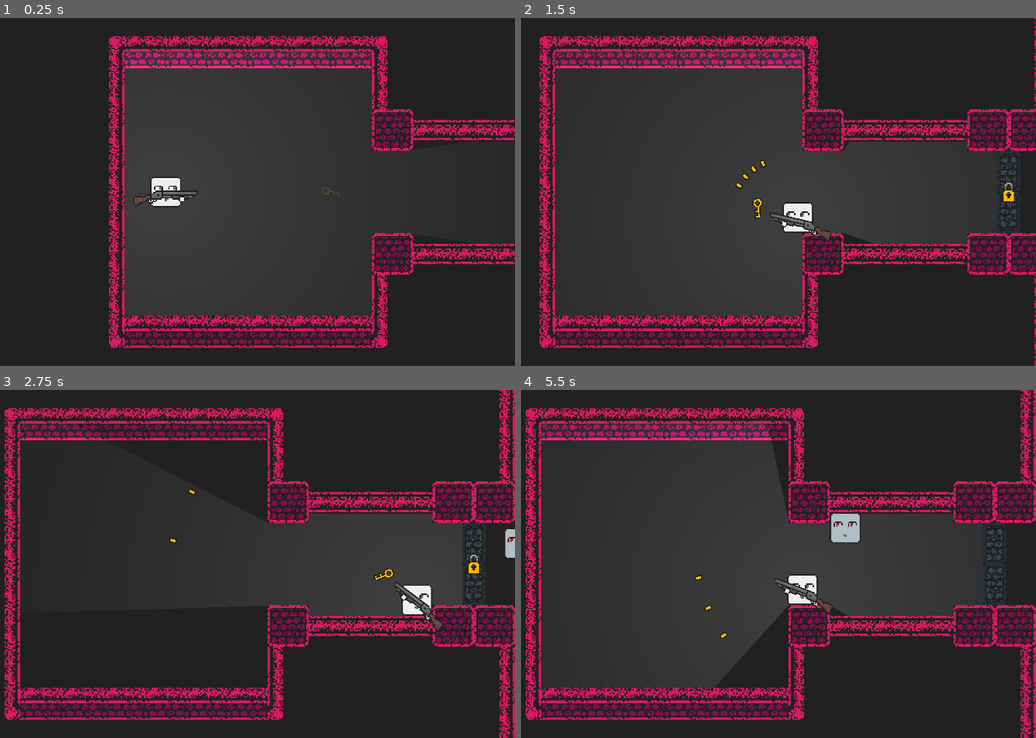
Above: before the commit, frames 1-4 (two rows, left to right).
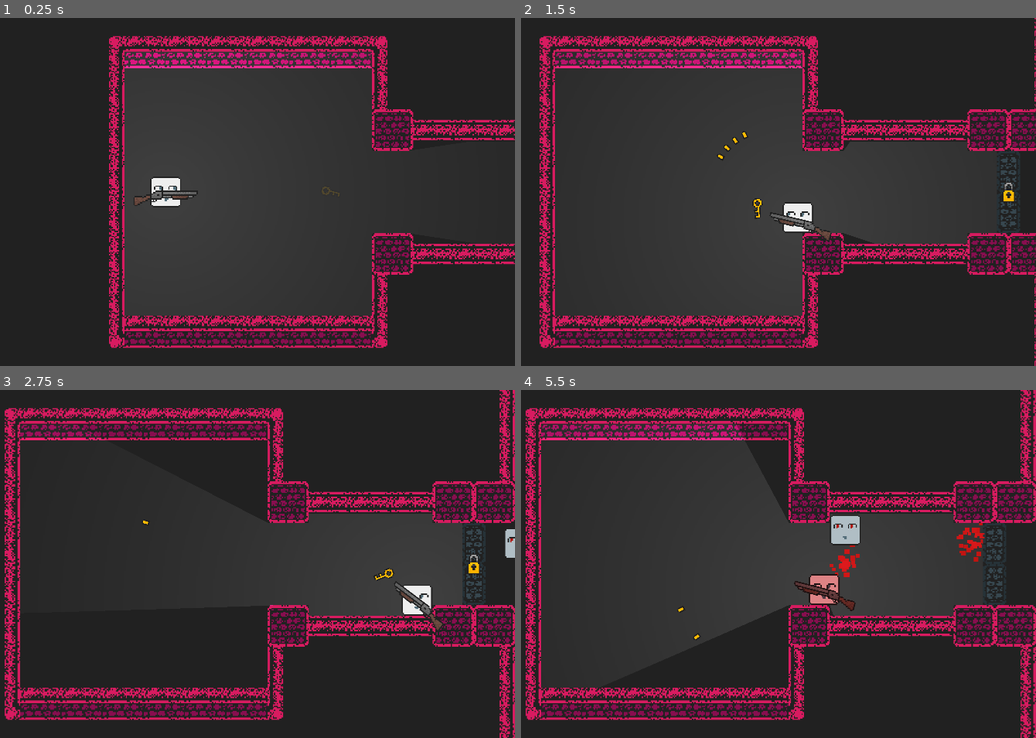
Above: after the commit, the same moments.

Repository: desyatkoff/shapekilla
Game: Godot game, scene res://world.tscn
Two runs of this game, one before a commit and one after it. Both use one fixed random seed, a clock stepped at 60 frames per second and the inputs below.
Inputs (mouse positions are in pixels of both pictures, inside the frame that each line leads up to):
- Up to frame 1 (0.25 s): no input
- Up to frame 2 (1.5 s): tap Enter at 0.5 s; move the mouse to (860, 174) at 0.52 s; hold D (right) 0.53-1.28 s; click (860, 174) at 0.6 s; move the mouse to (603, 209) at 1.27 s; hold S (down) from 1.28 s (still down); click (603, 209) at 1.35 s
- Up to frame 3 (2.75 s): move the mouse to (267, 487) at 2.02 s; release S (down) at 2.03 s; hold D (right) from 2.03 s (still down); click (267, 487) at 2.1 s
- Up to frame 4 (5.5 s): move the mouse to (696, 633) at 2.77 s; release D (right) at 2.78 s; hold W (up) 2.78-3.53 s; click (696, 633) at 2.85 s; move the mouse to (912, 616) at 3.52 s; hold A (left) 3.53-5.03 s; click (912, 616) at 3.6 s; move the mouse to (541, 511) at 4.27 s; click (541, 511) at 4.35 s; move the mouse to (757, 564) at 5.02 s; hold S (down) from 5.03 s (still down); click (757, 564) at 5.1 s

The runs differ from the first frame. In frame 1, less than 0.1% of the frame differs, in the area x 28-36%, y 51-54%; in frame 2, 0.1%; in frame 3, less than 0.1%; in frame 4, 2.1%, in the area x 30-91%, y 10-74%.

Commit message:
feat: blood particles + some other changes

Diff:
--- /dev/null
+++ b/blood_particles.gd
@@ -0,0 +1,11 @@
+extends CPUParticles2D
+
+func _on_timer_timeout() -> void:
+	set_physics_process(false)
+	set_physics_process_internal(false)
+	set_process(false)
+	set_process_input(false)
+	set_process_internal(false)
+	set_process_shortcut_input(false)
+	set_process_unhandled_input(false)
+	set_process_unhandled_key_input(false)
--- /dev/null
+++ b/blood_particles.tscn
@@ -0,0 +1,34 @@
+[gd_scene format=3 uid="uid://2fdiq0rhw0pm"]
+
+[ext_resource type="Script" uid="uid://cwajcf8lhhqwx" path="res://blood_particles.gd" id="1_h5v43"]
+
+[sub_resource type="Gradient" id="Gradient_h5v43"]
+interpolation_mode = 2
+colors = PackedColorArray(0.8666667, 0.09803922, 0.11372549, 1, 0.6901961, 0.07058824, 0.039215688, 1)
+
+[node name="BloodParticles" type="CPUParticles2D" unique_id=1563915323]
+light_mask = 0
+amount = 32
+lifetime = 0.2
+speed_scale = 0.4
+explosiveness = 0.5
+randomness = 1.0
+draw_order = 1
+direction = Vector2(0, 0)
+spread = 180.0
+gravity = Vector2(0, 0)
+initial_velocity_min = 64.0
+initial_velocity_max = 128.0
+scale_amount_min = 2.0
+scale_amount_max = 4.0
+color_ramp = SubResource("Gradient_h5v43")
+hue_variation_max = 1.0
+script = ExtResource("1_h5v43")
+
+[node name="Timer" type="Timer" parent="." unique_id=1381359349]
+wait_time = 0.3
+one_shot = true
+autostart = true
+
+[connection signal="finished" from="." to="." method="_on_finished"]
+[connection signal="timeout" from="Timer" to="." method="_on_timer_timeout"]
--- a/character.gd
+++ b/character.gd
@@ -2,7 +2,7 @@
 class_name Character
 
 @onready var body_sprite = $Body
-@onready var attack_cooldown_timer = $AttackCooldownTimer
+@onready var fsm = $FiniteStateMachine
 
 @export var max_health = 10
 @export var health = 10
@@ -10,15 +10,16 @@
 @export var acceleration = 40
 @export var friction = 0.16
 
+var weapon: Weapon
+
 var direction = Vector2.ZERO
 var current_room_slot: Node2D
 var current_room_slot_id: int
 
 func _process(_delta: float) -> void:
-	if health > max_health:
-		health = max_health
+	health = clamp(health, 0, max_health)
 
-	if health <= 0:
+	if health == 0 and fsm.state != fsm.states.dead:
 		die()
 
 func _physics_process(_delta: float) -> void:
@@ -29,4 +30,4 @@
 	velocity += (direction.normalized() * acceleration).limit_length(max_speed)
 
 func die() -> void:
-	queue_free()
+	fsm.set_state(fsm.states.dead)
--- a/character.tscn
+++ b/character.tscn
@@ -19,10 +19,6 @@
 [node name="CollisionShape2D" type="CollisionShape2D" parent="." unique_id=720041274]
 shape = SubResource("RectangleShape2D_pjt0s")
 
-[node name="AttackCooldownTimer" type="Timer" parent="." unique_id=1642942915]
-wait_time = 0.25
-one_shot = true
-
 [node name="FiniteStateMachine" type="Node" parent="." unique_id=1331044783]
 script = ExtResource("3_wa5vi")
 metadata/_custom_type_script = "uid://c8a6ug81mbv6b"
--- a/doors.gd
+++ b/doors.gd
@@ -80,7 +80,7 @@
 
 func _on_character_detector_body_entered(body: Node2D) -> void:
 	if body is Character:
-		if body is PlayerCharacter:
+		if body is Player:
 			for child in body.get_children():
 				if child is Key and is_locked:
 					child.queue_free()
--- a/enemy_character.gd
+++ b/enemy_character.gd
@@ -5,7 +5,6 @@
 
 @onready var nav_agent = $NavigationAgent2D
 @onready var nav_timer = $NavigationTimer
-@onready var fsm = $FiniteStateMachine
 
 @onready var player = get_tree().current_scene.get_node("Player")
 
@@ -18,10 +17,9 @@
 	get_parent().get_parent().register_enemy(self)
 
 func _process(_delta: float) -> void:
-	if health > max_health:
-		health = max_health
+	health = clamp(health, 0, max_health)
 
-	if health <= 0:
+	if health == 0 and fsm.state != fsm.states.dead:
 		die()
 
 	if should_check_player and is_instance_valid(player):
@@ -41,7 +39,7 @@
 			body_sprite.flip_h = true
 
 func _get_path_to_player() -> void:
-	if is_instance_valid(player):
+	if fsm.state == fsm.states.chase and player.fsm.state != player.fsm.states.dead:
 		nav_agent.target_position = player.position
 	else:
 		nav_agent.target_position = position
@@ -51,12 +49,16 @@
 		fsm.set_state(fsm.states.chase)
 		_get_path_to_player()
 	else:
-		fsm.set_state(fsm.states.idle)
-		direction = lerp(direction, Vector2.ZERO, friction)
+		if fsm.state != fsm.states.dead:
+			fsm.set_state(fsm.states.idle)
+			direction = lerp(direction, Vector2.ZERO, friction)
 
 func chase() -> void:
 	direction = (nav_agent.get_next_path_position() - global_position).normalized()
 
 func die() -> void:
+	fsm.set_state(fsm.states.dead)
 	died.emit()
-	queue_free()
+	should_chase_player = false
+	body_sprite.region_rect = Rect2(32.0, 0.0, 32.0, 32.0)
+	set_collision_layer_value(3, false)
--- a/key.gd
+++ b/key.gd
@@ -12,9 +12,9 @@
 func _process(delta: float) -> void:
 	rotate(delta)
 
-	if get_parent() is PlayerCharacter:
-		position = get_parent().get_node("Body").get_node("Shotgun").transform.x.normalized() * 32
+	if get_parent() is Player:
+		position = get_parent().weapon.sprite.transform.x.normalized() * 32
 
 func _on_hitbox_body_entered(body: Node2D) -> void:
-	if body is PlayerCharacter:
+	if body is Player:
 		call_deferred("reparent", body)
--- /dev/null
+++ b/melee_combat.gd
@@ -0,0 +1,31 @@
+extends Weapon
+class_name MeleeCombat
+
+@onready var hitbox = $Hitbox
+
+@onready var blood_scene = preload("res://blood_particles.tscn")
+
+var tween: Tween
+
+func _on_cooldown_timer_timeout() -> void:
+	if weapon_owner.fsm.state != weapon_owner.fsm.states.dead:
+		for body in hitbox.get_overlapping_bodies():
+			if body != weapon_owner:
+				if body is Character:
+					body.health -= damage
+					body.velocity -= body.direction * 128
+
+					body.modulate = Color("#dd191d")
+
+					if tween and tween.is_running():
+						tween.kill()
+
+					tween = create_tween()
+					tween.set_trans(Tween.TRANS_SINE)
+					tween.set_ease(Tween.EASE_IN_OUT)
+					tween.tween_property(body, "modulate", Color.WHITE, 0.5)
+
+					var blood_instance = blood_scene.instantiate()
+					blood_instance.global_position = body.global_position
+
+					get_tree().current_scene.get_node("Debris").add_child(blood_instance)
--- /dev/null
+++ b/melee_combat.tscn
@@ -0,0 +1,24 @@
+[gd_scene format=3 uid="uid://dnuhasoonmgj6"]
+
+[ext_resource type="PackedScene" uid="uid://cshfp82k1uuv2" path="res://weapon.tscn" id="1_e6f3t"]
+[ext_resource type="Script" uid="uid://ngrl4tqpyyrv" path="res://melee_combat.gd" id="2_to0tj"]
+
+[sub_resource type="RectangleShape2D" id="RectangleShape2D_8wiex"]
+size = Vector2(32, 32)
+
+[node name="MeleeCombat" unique_id=760112493 instance=ExtResource("1_e6f3t")]
+script = ExtResource("2_to0tj")
+
+[node name="Hitbox" type="Area2D" parent="." index="1" unique_id=1379685490]
+collision_layer = 8
+collision_mask = 6
+
+[node name="CollisionShape2D" type="CollisionShape2D" parent="Hitbox" index="0" unique_id=1777917182]
+shape = SubResource("RectangleShape2D_8wiex")
+
+[node name="CooldownTimer" parent="." index="2" unique_id=1453833404]
+wait_time = 0.25
+one_shot = false
+autostart = true
+
+[connection signal="timeout" from="CooldownTimer" to="." method="_on_cooldown_timer_timeout"]
--- a/melee_enemy.gd
+++ b/melee_enemy.gd
@@ -1,9 +1,2 @@
 extends EnemyCharacter
-class_name MeleeEnemyCharacter
-
-@onready var hitbox = $Hitbox
-
-func _on_attack_cooldown_timer_timeout() -> void:
-	for body in hitbox.get_overlapping_bodies():
-		if body is PlayerCharacter:
-			body.health -= 1
+class_name MeleeEnemy
--- a/melee_enemy.tscn
+++ b/melee_enemy.tscn
@@ -4,28 +4,17 @@
 [ext_resource type="Script" uid="uid://ds3yvigget18g" path="res://melee_enemy.gd" id="2_kj6g3"]
 [ext_resource type="Texture2D" uid="uid://b5w6fxsokc21y" path="res://enemy.png" id="2_legso"]
 [ext_resource type="Script" uid="uid://cwpfyx8gj57aa" path="res://melee_enemy_fsm.gd" id="4_j2cp2"]
-
-[sub_resource type="RectangleShape2D" id="RectangleShape2D_kj6g3"]
-size = Vector2(32, 32)
+[ext_resource type="PackedScene" uid="uid://dnuhasoonmgj6" path="res://melee_combat.tscn" id="4_wh6ed"]
 
 [node name="MeleeEnemy" unique_id=757774300 instance=ExtResource("1_vn61j")]
 script = ExtResource("2_kj6g3")
 
 [node name="Body" parent="." index="0" unique_id=2120351308]
 texture = ExtResource("2_legso")
+region_enabled = true
+region_rect = Rect2(0, 0, 32, 32)
 
-[node name="Hitbox" type="Area2D" parent="." index="2" unique_id=251164309]
-collision_layer = 4
-collision_mask = 2
+[node name="MeleeCombat" parent="Body" index="0" unique_id=760112493 instance=ExtResource("4_wh6ed")]
 
-[node name="CollisionShape2D" type="CollisionShape2D" parent="Hitbox" index="0" unique_id=382674697]
-shape = SubResource("RectangleShape2D_kj6g3")
-
-[node name="AttackCooldownTimer" parent="." index="5" unique_id=1642942915]
-one_shot = false
-autostart = true
-
-[node name="FiniteStateMachine" parent="." index="6" unique_id=1331044783]
+[node name="FiniteStateMachine" parent="." index="4" unique_id=1331044783]
 script = ExtResource("4_j2cp2")
-
-[connection signal="timeout" from="AttackCooldownTimer" to="." method="_on_attack_cooldown_timer_timeout"]
--- a/melee_enemy_fsm.gd
+++ b/melee_enemy_fsm.gd
@@ -3,6 +3,8 @@
 func _init() -> void:
 	_add_state("idle")
 	_add_state("chase")
+	_add_state("attack")
+	_add_state("dead")
 
 func _ready() -> void:
 	set_state(states.idle)
--- a/player.gd
+++ b/player.gd
@@ -1,23 +1,20 @@
 extends Character
-class_name PlayerCharacter
+class_name Player
 
-@onready var shotgun_sprite = $Body/Shotgun
 @onready var camera = $Camera2D
 @onready var light = $PointLight2D
 
-@onready var shotgun_projectile_scene = preload("res://shotgun_projectile.tscn")
+func _process(delta: float) -> void:
+	health = clamp(health, 0, max_health)
 
-var shotgun_shots = 4
-
-func _process(delta: float) -> void:
-	if health > max_health:
-		health = max_health
-
-	if health <= 0:
+	if health == 0 and fsm.state != fsm.states.dead:
 		die()
 
-	shotgun_sprite.rotation = lerp_angle(
-		shotgun_sprite.rotation,
+	if fsm.state == fsm.states.dead:
+		return
+
+	weapon.sprite.rotation = lerp_angle(
+		weapon.sprite.rotation,
 		global_position.angle_to_point(get_global_mouse_position()),
 		10.0 * delta
 	)
@@ -25,7 +22,7 @@
 	var mouse_direction = (get_global_mouse_position() - global_position).normalized()
 
 	body_sprite.flip_h = mouse_direction.x < 0
-	shotgun_sprite.flip_v = mouse_direction.x < 0
+	weapon.sprite.flip_v = mouse_direction.x < 0
 
 	match current_room_slot_id:
 		0:
@@ -99,30 +96,10 @@
 	if Input.is_action_pressed("right"):
 		direction += Vector2.RIGHT
 
-	if Input.is_action_just_pressed("shoot") and attack_cooldown_timer.is_stopped():
-		attack_cooldown_timer.start()
-
-		var shotgun_position = shotgun_sprite.position
-		var shotgun_direction = shotgun_sprite.transform.x.normalized()
-
-		shotgun_sprite.position -= shotgun_direction * 8
-		velocity -= shotgun_direction * 64
-
-		create_tween().tween_property(shotgun_sprite, "position", shotgun_position, 0.2)
-
-		for i in range(shotgun_shots / -2, shotgun_shots / 2):
-			var shotgun_projectile = shotgun_projectile_scene.instantiate()
-			shotgun_projectile.global_position = shotgun_sprite.global_position
-			shotgun_projectile.global_rotation = shotgun_sprite.global_rotation + i * 0.2
-			shotgun_projectile.who_shot = self
-
-			get_tree().current_scene.get_node("Debris").add_child(shotgun_projectile)
+	if Input.is_action_just_pressed("shoot"):
+		weapon.attack()
 
 func die() -> void:
-	camera.limit_smoothed = false
-	camera.position_smoothing_enabled = false
-	camera.reparent(get_tree().current_scene)
-
-	light.reparent(get_tree().current_scene)
-
-	queue_free()
+	fsm.set_state(fsm.states.dead)
+	body_sprite.region_rect = Rect2(32.0, 0.0, 32.0, 32.0)
+	set_collision_layer_value(2, false)
--- a/player.tscn
+++ b/player.tscn
@@ -4,7 +4,7 @@
 [ext_resource type="PackedScene" uid="uid://dua7hhrku0eli" path="res://character.tscn" id="1_onrkg"]
 [ext_resource type="Script" uid="uid://cdreyve11bldu" path="res://player.gd" id="2_i3pqv"]
 [ext_resource type="Script" uid="uid://b0wcwomavy0sd" path="res://player_fsm.gd" id="4_hqtel"]
-[ext_resource type="Texture2D" uid="uid://gea8002m8yab" path="res://shotgun.png" id="5_sweqy"]
+[ext_resource type="PackedScene" uid="uid://dnyqao0288vix" path="res://shotgun.tscn" id="4_sweqy"]
 
 [sub_resource type="Gradient" id="Gradient_hqtel"]
 colors = PackedColorArray(0.93333334, 0.93333334, 0.93333334, 1, 0.12941177, 0.12941177, 0.12941177, 0)
@@ -24,11 +24,11 @@
 
 [node name="Body" parent="." index="0" unique_id=2120351308]
 texture = ExtResource("1_4flbx")
+region_enabled = true
+region_rect = Rect2(0, 0, 32, 32)
 
-[node name="Shotgun" type="Sprite2D" parent="Body" index="0" unique_id=540395407]
-light_mask = 0
+[node name="Shotgun" parent="Body" index="0" unique_id=760112493 instance=ExtResource("4_sweqy")]
 position = Vector2(0, 5)
-texture = ExtResource("5_sweqy")
 
 [node name="Camera2D" type="Camera2D" parent="." index="2" unique_id=682037787]
 zoom = Vector2(4, 4)
@@ -41,5 +41,5 @@
 shadow_enabled = true
 texture = SubResource("GradientTexture2D_sweqy")
 
-[node name="FiniteStateMachine" parent="." index="5" unique_id=1331044783]
+[node name="FiniteStateMachine" parent="." index="4" unique_id=1331044783]
 script = ExtResource("4_hqtel")
--- a/player_fsm.gd
+++ b/player_fsm.gd
@@ -3,13 +3,15 @@
 func _init() -> void:
 	_add_state("idle")
 	_add_state("move")
+	_add_state("dead")
 
 func _ready() -> void:
 	set_state(states.idle)
 
 func _state_logic(_delta: float) -> void:
-	get_parent().get_input()
-	get_parent().move()
+	if state != states.dead:
+		get_parent().get_input()
+		get_parent().move()
 
 func _get_transition() -> int:
 	match state:
--- a/projectile.gd
+++ /dev/null
@@ -1,16 +0,0 @@
-extends Sprite2D
-
-var who_shot: Character
-
-func _ready() -> void:
-	reparent(get_tree().current_scene.get_node("Debris"))
-
-func _process(delta: float) -> void:
-	move_local_x(320 * delta)
-
-func _on_hitbox_body_entered(body: Node2D) -> void:
-	if body != who_shot:
-		if body is Character:
-			body.die()
-
-		queue_free()
--- a/projectile.tscn
+++ /dev/null
@@ -1,21 +0,0 @@
-[gd_scene format=3 uid="uid://thl2wr6hngl4"]
-
-[ext_resource type="Texture2D" uid="uid://2elv3qiyo4x5" path="res://projectile.png" id="1_a85iw"]
-[ext_resource type="Script" uid="uid://reyr5ga3n6b1" path="res://projectile.gd" id="2_qxf0c"]
-
-[sub_resource type="CircleShape2D" id="CircleShape2D_qxf0c"]
-radius = 6.0
-
-[node name="Projectile" type="Sprite2D" unique_id=482472342]
-light_mask = 0
-texture = ExtResource("1_a85iw")
-script = ExtResource("2_qxf0c")
-
-[node name="Hitbox" type="Area2D" parent="." unique_id=1107550211]
-collision_layer = 8
-collision_mask = 15
-
-[node name="CollisionShape2D" type="CollisionShape2D" parent="Hitbox" unique_id=1174327932]
-shape = SubResource("CircleShape2D_qxf0c")
-
-[connection signal="body_entered" from="Hitbox" to="." method="_on_hitbox_body_entered"]
--- a/room_00.tscn
+++ b/room_00.tscn
@@ -7,6 +7,7 @@
 [node name="Room_00" unique_id=835384101 instance=ExtResource("1_i7rmm")]
 
 [node name="Label" type="Label" parent="." index="1" unique_id=638385916]
+light_mask = 0
 anchors_preset = 15
 anchor_right = 1.0
 anchor_bottom = 1.0
--- /dev/null
+++ b/shotgun.gd
@@ -0,0 +1,28 @@
+extends Weapon
+class_name Shotgun
+
+@onready var shotgun_projectile_scene = preload("res://shotgun_projectile.tscn")
+
+var shotgun_shots = 4
+var knockback = 64
+
+func attack():
+	if cooldown.is_stopped():
+		cooldown.start()
+
+		var shotgun_position = sprite.position
+		var shotgun_direction = sprite.transform.x.normalized()
+
+		sprite.position -= shotgun_direction * knockback / 8
+		weapon_owner.velocity -= shotgun_direction * knockback
+
+		create_tween().tween_property(sprite, "position", shotgun_position, 0.2)
+
+		for i in range(shotgun_shots / -2.0, shotgun_shots / 2.0):
+			var shotgun_projectile_instance = shotgun_projectile_scene.instantiate()
+			shotgun_projectile_instance.global_position = sprite.get_node("ProjectileSpawnPoint").global_position - Vector2(0.0, 3.0)
+			shotgun_projectile_instance.global_rotation = sprite.global_rotation + i * 0.2
+			shotgun_projectile_instance.weapon_owner = weapon_owner
+			shotgun_projectile_instance.damage = damage
+
+			get_tree().current_scene.get_node("Debris").add_child(shotgun_projectile_instance)
--- /dev/null
+++ b/shotgun.tscn
@@ -0,0 +1,17 @@
+[gd_scene format=3 uid="uid://dnyqao0288vix"]
+
+[ext_resource type="PackedScene" uid="uid://cshfp82k1uuv2" path="res://weapon.tscn" id="1_5bb75"]
+[ext_resource type="Texture2D" uid="uid://gea8002m8yab" path="res://shotgun.png" id="2_7oeqp"]
+[ext_resource type="Script" uid="uid://bprf670i1b7la" path="res://shotgun.gd" id="2_a8mn3"]
+
+[node name="Shotgun" unique_id=760112493 instance=ExtResource("1_5bb75")]
+script = ExtResource("2_a8mn3")
+
+[node name="Sprite" parent="." index="0" unique_id=14667561]
+texture = ExtResource("2_7oeqp")
+
+[node name="ProjectileSpawnPoint" type="Node2D" parent="Sprite" index="0" unique_id=1327158568]
+position = Vector2(24, 0)
+
+[node name="CooldownTimer" parent="." index="1" unique_id=1453833404]
+wait_time = 0.5
--- a/shotgun_projectile.gd
+++ b/shotgun_projectile.gd
@@ -2,24 +2,42 @@
 
 @onready var lifetime_timer = $Lifetime
 
-var who_shot: Character
+@onready var blood_scene = preload("res://blood_particles.tscn")
+
+var weapon_owner: Character
+var tween: Tween
+
+var damage: int
 
 func _ready() -> void:
-	lifetime_timer.wait_time = clamp(randf() * 2, 0.25, 1)
+	lifetime_timer.wait_time = clamp(randf(), 0.25, 1)
 	lifetime_timer.start()
-
-	reparent(get_tree().current_scene.get_node("Debris"))
 
 func _process(delta: float) -> void:
 	move_local_x(320 * delta)
 
 func _on_hitbox_body_entered(body: Node2D) -> void:
-	if body != who_shot:
+	if body != weapon_owner:
 		if body is Character:
-			body.health -= 1
+			body.health -= damage
 			body.velocity -= body.direction * 128
 
-		queue_free()
+			body.modulate = Color("#dd191d")
+
+			if tween and tween.is_running():
+				tween.kill()
+
+			tween = create_tween()
+			tween.set_trans(Tween.TRANS_SINE)
+			tween.set_ease(Tween.EASE_IN_OUT)
+			tween.tween_property(body, "modulate", Color.WHITE, 0.5)
+
+			var blood_instance = blood_scene.instantiate()
+			blood_instance.global_position = body.global_position
+
+			get_tree().current_scene.get_node("Debris").add_child(blood_instance)
+		else:
+			queue_free()
 
 func _on_lifetime_timeout() -> void:
 	queue_free()
--- /dev/null
+++ b/weapon.gd
@@ -0,0 +1,16 @@
+extends Node2D
+class_name Weapon
+
+@onready var sprite = $Sprite
+@onready var cooldown = $CooldownTimer
+
+@onready var weapon_owner = get_parent().get_parent()
+
+@export var damage = 1
+
+func _ready() -> void:
+	weapon_owner.weapon = self
+
+func attack():
+	if cooldown.is_stopped():
+		cooldown.start()
--- /dev/null
+++ b/weapon.tscn
@@ -0,0 +1,12 @@
+[gd_scene format=3 uid="uid://cshfp82k1uuv2"]
+
+[ext_resource type="Script" uid="uid://dglbv7rbofrgd" path="res://weapon.gd" id="1_swcir"]
+
+[node name="Weapon" type="Node2D" unique_id=760112493]
+script = ExtResource("1_swcir")
+
+[node name="Sprite" type="Sprite2D" parent="." unique_id=14667561]
+light_mask = 0
+
+[node name="CooldownTimer" type="Timer" parent="." unique_id=1453833404]
+one_shot = true
--- a/world.tscn
+++ b/world.tscn
@@ -18,9 +18,9 @@
 [node name="Background" type="Sprite2D" parent="." unique_id=480246919]
 texture = SubResource("GradientTexture2D_036b0")
 
+[node name="Debris" type="Node2D" parent="." unique_id=1849396936]
+
 [node name="Map" parent="." unique_id=1249936917 instance=ExtResource("1_f3sb7")]
-
-[node name="Debris" type="Node2D" parent="." unique_id=1849396936]
 
 [node name="Player" parent="." unique_id=757774300 instance=ExtResource("2_fj7yv")]
 position = Vector2(-64, 0)
Not shown, added: blood_particles.gd.uid
Binary file changed: enemy.aseprite
Binary file changed: enemy.png
Not shown, added: melee_combat.gd.uid
Binary file changed: player.aseprite
Binary file changed: player.png
Binary file removed: projectile.aseprite
Not shown, removed: projectile.gd.uid
Binary file removed: projectile.png
Not shown, removed: projectile.png.import
Binary file changed: shotgun.aseprite
Not shown, added: shotgun.gd.uid
(and 2 more such lines)
